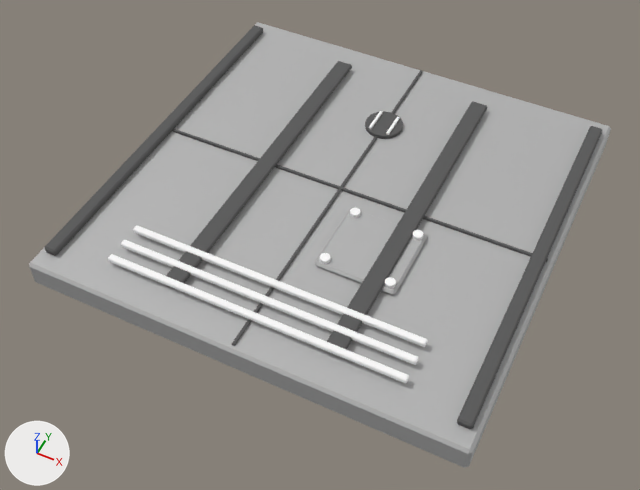
The glTF model assets/imported/structural/ship_structural_v0/floor_1x1/floor_1x1.glb as it was, and as the next commit left it.
One viewpoint serves both versions: a 50 mm camera at (2.35, -5.12, 5.81) aimed at (-0.02, -0.38, -0.12). Arrows for +X, +Y and +Z are at lower left; the lights stay in place. The first picture is the older version.

Objects in the first picture: 'FocusedNine_floor_1x1_access_plate', 'FocusedNine_floor_1x1_conduit_channel_east', 'FocusedNine_floor_1x1_conduit_channel_west', 'FocusedNine_floor_1x1_drain_grate', 'FocusedNine_floor_1x1_floor_panel', 'FocusedNine_floor_1x1_panel_seam_ew', 'FocusedNine_floor_1x1_panel_seam_ns', 'FocusedNine_floor_1x1_service_track_east', 'FocusedNine_floor_1x1_service_track_west', 'FocusedNine_floor_1x1_threshold_rib_00', 'FocusedNine_floor_1x1_threshold_rib_01', 'FocusedNine_floor_1x1_threshold_rib_02' and 6 more.
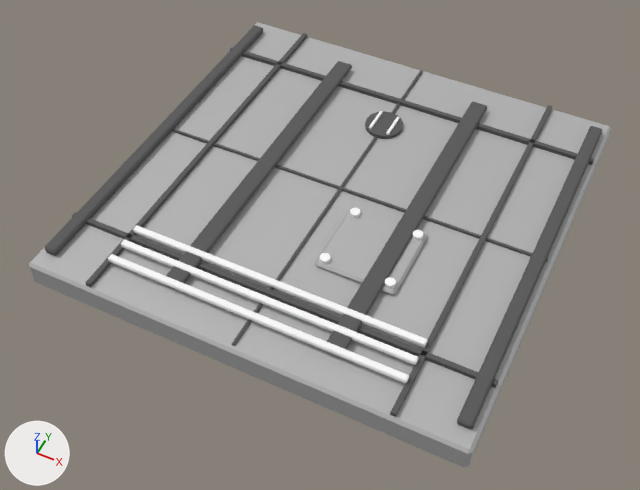
Where the change shows, as pixel boxes (x1, y1, x2, y2) in the pictures (640 x 490 px):
'FocusedNine_floor_1x1_tile_seam_h_-133', added: after (72, 212, 498, 388)
'FocusedNine_floor_1x1_tile_seam_v_133', added: after (390, 105, 553, 417)
'FocusedNine_floor_1x1_tile_seam_v_-133', added: after (85, 33, 307, 287)
'FocusedNine_floor_1x1_tile_seam_h_133', added: after (230, 47, 594, 165)

Patch to the scene script:
```diff
--- a/assets/imported/structural/ship_structural_v0/floor_1x1/floor_1x1.glb.py
+++ b/assets/imported/structural/ship_structural_v0/floor_1x1/floor_1x1.glb.py
@@ me_cube_011 @@
+me_cube_011.from_pydata(...)  # a box spanning x -0.02..0.02, y -1.91..1.91, z -0.02..0.02
+me_cube_011.materials.append(mat_mat_conduit)  # dark grey #595959
@@ me_cube_013 @@
+me_cube_013.from_pydata(...)  # a box spanning x -1.91..1.91, y -0.02..0.02, z -0.02..0.02
+me_cube_013.materials.append(mat_mat_conduit)  # dark grey #595959
@@ ob_focusednine_floor_1x1_tile_seam_v__133 @@
+ob_focusednine_floor_1x1_tile_seam_v__133 = bpy.data.objects.new('FocusedNine_floor_1x1_tile_seam_v_-133', me_cube_011)
+ob_focusednine_floor_1x1_tile_seam_v__133.location = (-1.333, 0.0, 0.27)
@@ ob_focusednine_floor_1x1_tile_seam_v_133 @@
+ob_focusednine_floor_1x1_tile_seam_v_133 = bpy.data.objects.new('FocusedNine_floor_1x1_tile_seam_v_133', me_cube_011.copy())
+ob_focusednine_floor_1x1_tile_seam_v_133.location = (1.333, 0.0, 0.27)
@@ ob_focusednine_floor_1x1_tile_seam_h__133 @@
+ob_focusednine_floor_1x1_tile_seam_h__133 = bpy.data.objects.new('FocusedNine_floor_1x1_tile_seam_h_-133', me_cube_013)
+ob_focusednine_floor_1x1_tile_seam_h__133.location = (0.0, -1.333, 0.27)
@@ ob_focusednine_floor_1x1_tile_seam_h_133 @@
+ob_focusednine_floor_1x1_tile_seam_h_133 = bpy.data.objects.new('FocusedNine_floor_1x1_tile_seam_h_133', me_cube_013.copy())
+ob_focusednine_floor_1x1_tile_seam_h_133.location = (0.0, 1.333, 0.27)
```
